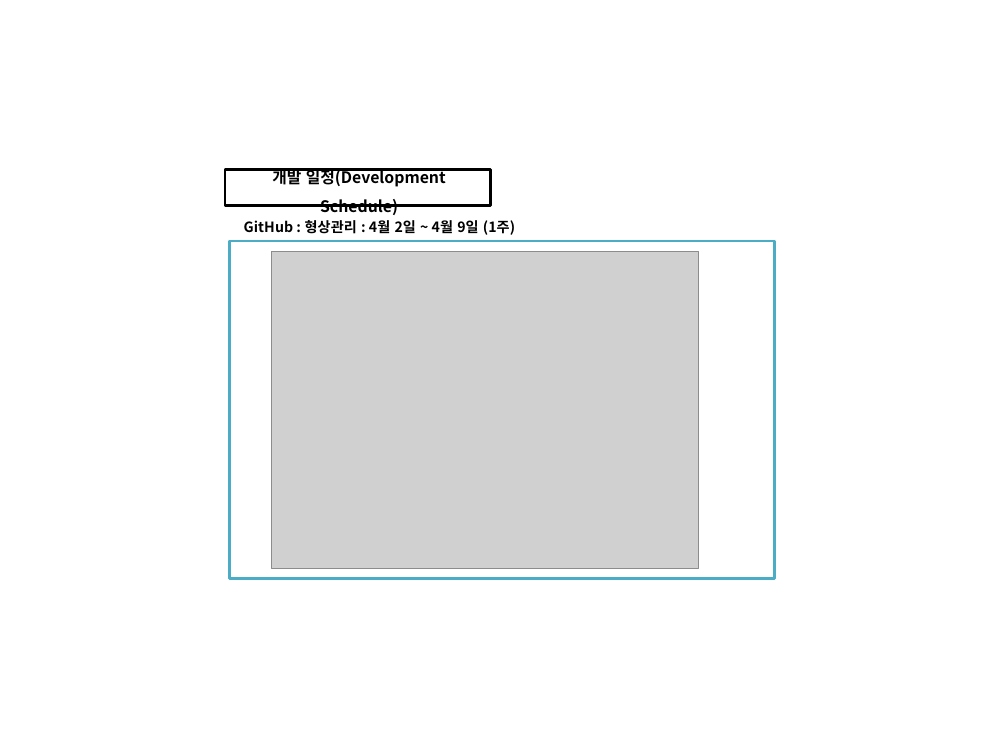
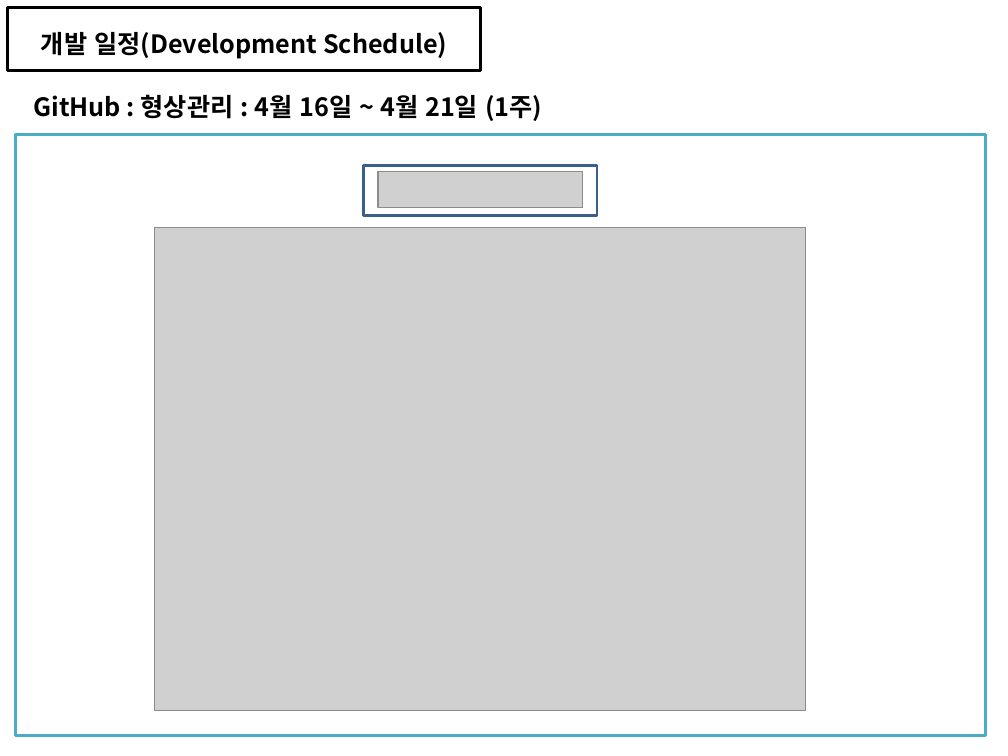
Before and after one commit to soh0256/4team, a slide deck: slide 18 of 개발 4팀 2차 미니 프로젝트/6) KOSMO_77기_개발 4팀_일정관리_형상관리_활용_종합보고서.pptx (slide 13 before the commit). Drawn at 1008x756 pixels with LibreOffice and Linux fonts; fonts in the diff are those of the drawing; grey boxes stand for pictures. Boxes give left, top, right and bottom in pixels: in the first picture for what was removed or moved away, otherwise in the second. Text is boxed around its words. In the diff, an @@ line names an element or a change of style, - is before the commit and + after.

```diff
--- a/개발 4팀 2차 미니 프로젝트/6) KOSMO_77기_개발 4팀_일정관리_형상관리_활용_종합보고서.pptx
+++ b/개발 4팀 2차 미니 프로젝트/6) KOSMO_77기_개발 4팀_일정관리_형상관리_활용_종합보고서.pptx
@@ text "개발 일정(Development Schedule)": place and size @@
-text "개발 일정(Development Schedule)" at (272, 167, 446, 215)
+text "개발 일정(Development Schedule)" at (41, 32, 447, 59)
@@ text "개발 일정(Development Schedule)" at (41, 32, 447, 59): size 11.2 to 18 pt; vertical alignment middle to top @@
@@ rectangle added at (8, 8, 481, 72), outline #000000 2 pt @@
@@ text at (33, 94, 542, 121): text changed; size 10.1 to 18 pt @@
-GitHub : 형상관리 : 4월 2일 ~ 4월 9일 (1주)
+GitHub : 형상관리 : 4월 16일 ~ 4월 21일 (1주)
@@ rectangle: place and size @@
-rectangle at (230, 241, 775, 579)
+rectangle at (16, 135, 986, 736)
@@ rectangle: place and size @@
-rectangle at (225, 169, 491, 205)
+rectangle at (364, 165, 597, 216)
@@ rectangle at (364, 165, 597, 216): outline #000000 2 pt to #3A5F8C 2 pt @@
@@ picture added at (378, 171, 583, 208) @@
@@ picture: place and size @@
-picture at (272, 252, 699, 569)
+picture at (155, 227, 806, 711)
```
Also in this commit, not shown: 13 other slides changed, 22 slides added.
